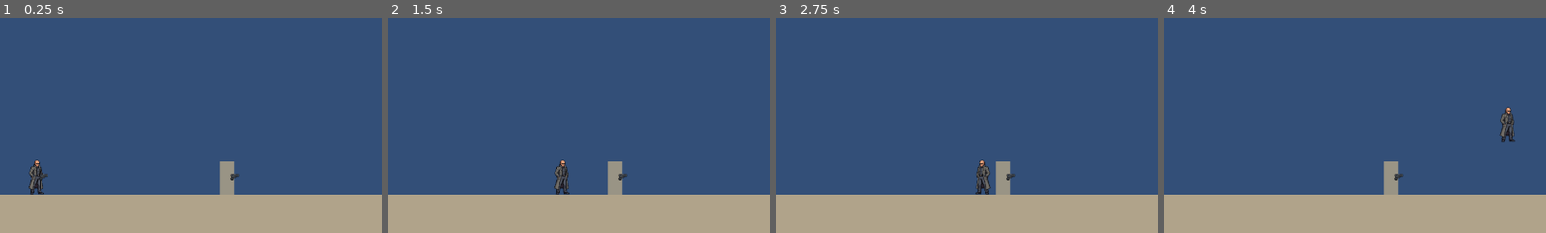
Above: before the commit, frames 1-4 (left to right).
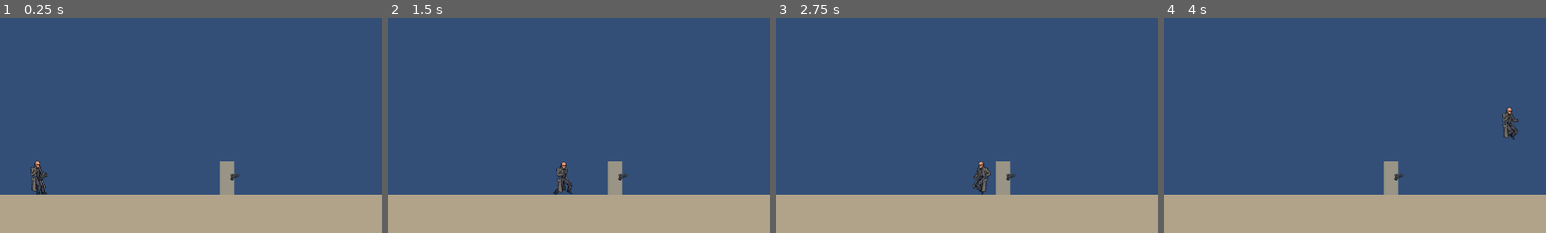
Above: after the commit, the same moments.

Repository: oplosy/fable
Game: Godot game, scene res://scenes/main.tscn
Same seed, same stepped clock (60 frames per second), same inputs: the game is played once before the commit and once after it.
Inputs (mouse positions are % of the whole screen's width and height, from its top left):
- Up to frame 1 (0.25 s): no input
- Up to frame 2 (1.5 s): tap Enter at 0.5 s; move the mouse to (72, 45) at 0.52 s; hold D (p1_right) from 0.53 s (still down); tap J (p1_attack) at 0.6 s; click (72, 45) at 0.67 s; tap Space (p1_jump) at 0.77 s; move the mouse to (30, 55) at 1.27 s; tap Shift (p1_run) at 1.35 s
- Up to frame 3 (2.75 s): tap Space (p1_jump) at 1.52 s; move the mouse to (60, 28) at 2.02 s; release D (p1_right) at 2.03 s; hold A (p1_left) from 2.03 s (still down); tap 1 (p1_slot_1) at 2.1 s
- Up to frame 4 (4 s): move the mouse to (45, 70) at 2.77 s; release A (p1_left) at 2.78 s; hold D (p1_right) from 2.78 s (still down); tap 2 (p1_slot_2) at 2.85 s; click (45, 70) at 2.92 s; tap Space (p1_jump) at 3.02, 3.77 s; move the mouse to (80, 65) at 3.52 s; tap 3 (p1_slot_3) at 3.6 s
The pictures show only the part of the screen within x 45-95%, y 50-100%; the shares and areas given below are measured in that part.

The runs differ from the first frame. In frame 1, 0.3% of the frame differs, in the area x 7-13%, y 65-83%; in frame 2, 0.4%, in the area x 43-49%, y 65-83%; in frame 3, 0.3%; in frame 4, 0.4%.

Commit message:
Play rig clips from the fighter's state

Diff:
--- a/scenes/fighter/fighter.gd
+++ b/scenes/fighter/fighter.gd
@@ -188,8 +188,8 @@
 	_placeholder.visible = false
 
 
-## Builds the character's cutout rig in place of the placeholder box; a broken rig
-## logs an error and leaves the placeholder.
+## Builds the character's cutout rig and its animator in place of the placeholder box;
+## a broken rig logs an error and leaves the placeholder.
 func _show_rig(data: CharacterData) -> void:
 	var rig := CharacterRig.new()
 	rig.name = "Rig"
@@ -199,6 +199,10 @@
 	_visuals.add_child(rig)
 	_visuals.move_child(rig, 0)
 	_placeholder.visible = false
+	var animator := RigAnimator.new()
+	animator.name = "Animator"
+	add_child(animator)
+	animator.setup(self, rig)
 
 
 ## Middle of the body's hit shape (standing or crouched).
--- /dev/null
+++ b/scenes/fighter/rig_animator.gd
@@ -0,0 +1,141 @@
+class_name RigAnimator
+extends AnimationPlayer
+
+## Plays the shared keyframe clips (docs/CHARACTER_ANIMATION_SPEC.md, section 3.1) on a
+## fighter's cutout rig and picks the clip from the fighter's state. Cosmetic only: hits,
+## shapes and timings never read it.
+
+const CLIPS_DIR := "res://assets/animations"
+## Hip-to-floor length (art px) of the rig the clips were made on. A rig's body offsets
+## and movement speeds scale by its own leg length against it, so feet stay planted on
+## short and tall characters alike.
+const REFERENCE_LEG_LENGTH := 40.0
+## Seconds two clips cross-fade when the clip changes.
+const BLEND := 0.1
+## Below this horizontal speed (world px/s) a crouched fighter counts as still.
+const STILL_SPEED := 5.0
+
+var fighter: Fighter
+var _rig: CharacterRig
+var _leg_scale := 1.0
+## Clip name -> its reference_speed (world px/s); 0 for clips that do not follow speed.
+var _reference_speeds := {}
+var _was_airborne := false
+## Coat part -> the two bottom corners of its hem relative to its pivot, in art px.
+var _hems := {}
+
+
+## Loads every clip in CLIPS_DIR for this rig. Call once both are in the tree.
+func setup(target: Fighter, rig: CharacterRig) -> void:
+	fighter = target
+	_rig = rig
+	_leg_scale = rig.leg_length() / REFERENCE_LEG_LENGTH
+	root_node = get_path_to(rig)
+	# Played by hand in _physics_process, so the coats can be fixed after each step.
+	callback_mode_process = AnimationMixer.ANIMATION_CALLBACK_MODE_PROCESS_MANUAL
+	for part: String in CharacterRig.OPTIONAL:
+		if rig.joints.has(part):
+			var sprite: Sprite2D = rig.joints[part].get_child(0)
+			var used := sprite.texture.get_image().get_used_rect()
+			_hems[part] = [Vector2(used.position.x, used.end.y) - rig.pivots[part], Vector2(used.end) - rig.pivots[part]]
+	var library := AnimationLibrary.new()
+	for file in DirAccess.get_files_at(CLIPS_DIR):
+		if file.get_extension() == "json":
+			var clip := _load_clip(CLIPS_DIR.path_join(file))
+			if clip:
+				library.add_animation(file.get_basename(), clip)
+	add_animation_library("", library)
+
+
+func _physics_process(delta: float) -> void:
+	_choose_clip()
+	advance(delta)
+	_fit_coats()
+
+
+func _choose_clip() -> void:
+	var clip := _pick()
+	var landed := _was_airborne and fighter.is_on_floor()
+	_was_airborne = not fighter.is_on_floor()
+	if clip == "idle":
+		if landed and has_animation("land"):
+			clip = "land"
+		elif current_animation == "land":
+			return
+	if not has_animation(clip):
+		clip = "idle"
+		if not has_animation(clip):
+			return
+	var reference: float = _reference_speeds.get(clip, 0.0)
+	speed_scale = absf(fighter.velocity.x) / (reference * _leg_scale) if reference > 0.0 else 1.0
+	if clip != current_animation:
+		play(clip, BLEND)
+
+
+## A stiff coat part whose hem would go through the floor (crouching, landing) is
+## squashed until it touches the floor instead, like cloth bunching up.
+func _fit_coats() -> void:
+	for part: String in _hems:
+		var joint: Node2D = _rig.joints[part]
+		joint.scale = Vector2.ONE
+		# The rig's origin is the feet, so the floor is y = 0 in rig space.
+		var waist := _rig.to_local(joint.global_position).y
+		var squash := 1.0
+		for corner: Vector2 in _hems[part]:
+			# A corner's height is waist + across + down * scale.y: solve it for the floor.
+			var across := _rig.to_local(joint.to_global(Vector2(corner.x, 0.0))).y - waist
+			var down := _rig.to_local(joint.to_global(Vector2(0.0, corner.y))).y - waist
+			if waist + across + down > 0.0 and down > 0.0:
+				squash = minf(squash, (-waist - across) / down)
+		joint.scale.y = clampf(squash, 0.3, 1.0)
+
+
+## The clip for what the fighter is doing. States without their own clips yet show idle.
+func _pick() -> String:
+	match fighter.state():
+		Fighter.State.WALK:
+			return "walk"
+		Fighter.State.RUN:
+			return "run"
+		Fighter.State.AIR:
+			return "jump_rise" if fighter.velocity.y < 0.0 else "fall"
+	# Crouching also covers aiming and cooking while crouched.
+	if fighter.is_crouching():
+		return "crouch_walk" if absf(fighter.velocity.x) > STILL_SPEED else "crouch_idle"
+	return "idle"
+
+
+func _load_clip(path: String) -> Animation:
+	var data: Variant = JSON.parse_string(FileAccess.get_file_as_string(path).trim_prefix(char(0xFEFF)))
+	if not data is Dictionary or not data.get("keys") is Array or data.keys.is_empty():
+		push_error("%s: not a valid animation file" % path)
+		return null
+	var clip := Animation.new()
+	clip.length = data.get("length", 0.0)
+	clip.loop_mode = Animation.LOOP_LINEAR if data.get("loop", false) else Animation.LOOP_NONE
+	_reference_speeds[path.get_file().get_basename()] = float(data.get("reference_speed", 0.0))
+	# Every part gets a track, so a clip resets what the previous clip turned.
+	var root_track := _add_track(clip, "pelvis", "position")
+	var angle_tracks := {}
+	for part: String in _rig.joints:
+		angle_tracks[part] = _add_track(clip, part, "rotation")
+	var rest_root: Vector2 = _rig.joints.pelvis.position
+	var root := Vector2.ZERO
+	var angles := {}
+	for key: Dictionary in data.keys:
+		var t := float(key.get("t", 0.0))
+		if key.has("root"):
+			root = CharacterRig._vec(key.root)
+		clip.track_insert_key(root_track, t, rest_root + root * _leg_scale)
+		for part: String in angle_tracks:
+			# A part missing from a key keeps the previous key's angle.
+			angles[part] = float(key.get("angles", {}).get(part, angles.get(part, 0.0)))
+			clip.track_insert_key(angle_tracks[part], t, deg_to_rad(angles[part]))
+	return clip
+
+
+func _add_track(clip: Animation, part: String, property: String) -> int:
+	var track := clip.add_track(Animation.TYPE_VALUE)
+	clip.track_set_path(track, "%s:%s" % [_rig.get_path_to(_rig.joints[part]), property])
+	clip.track_set_interpolation_type(track, Animation.INTERPOLATION_CUBIC)
+	return track
Not shown, added: scenes/fighter/rig_animator.gd.uid
